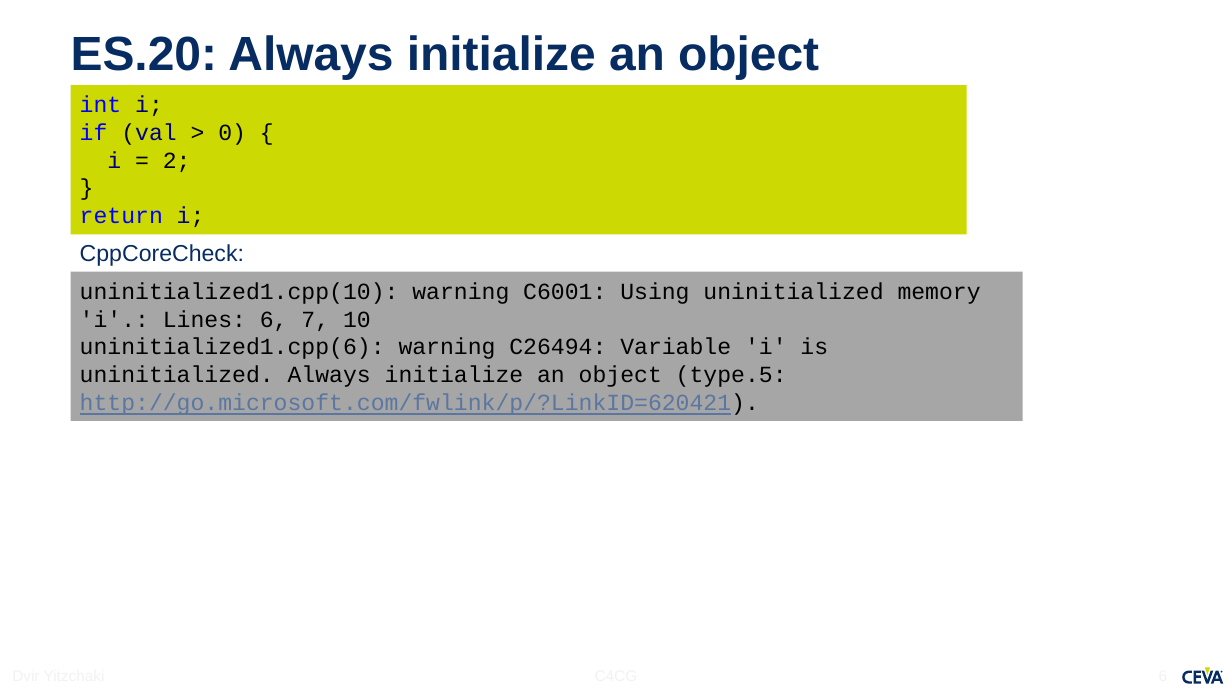
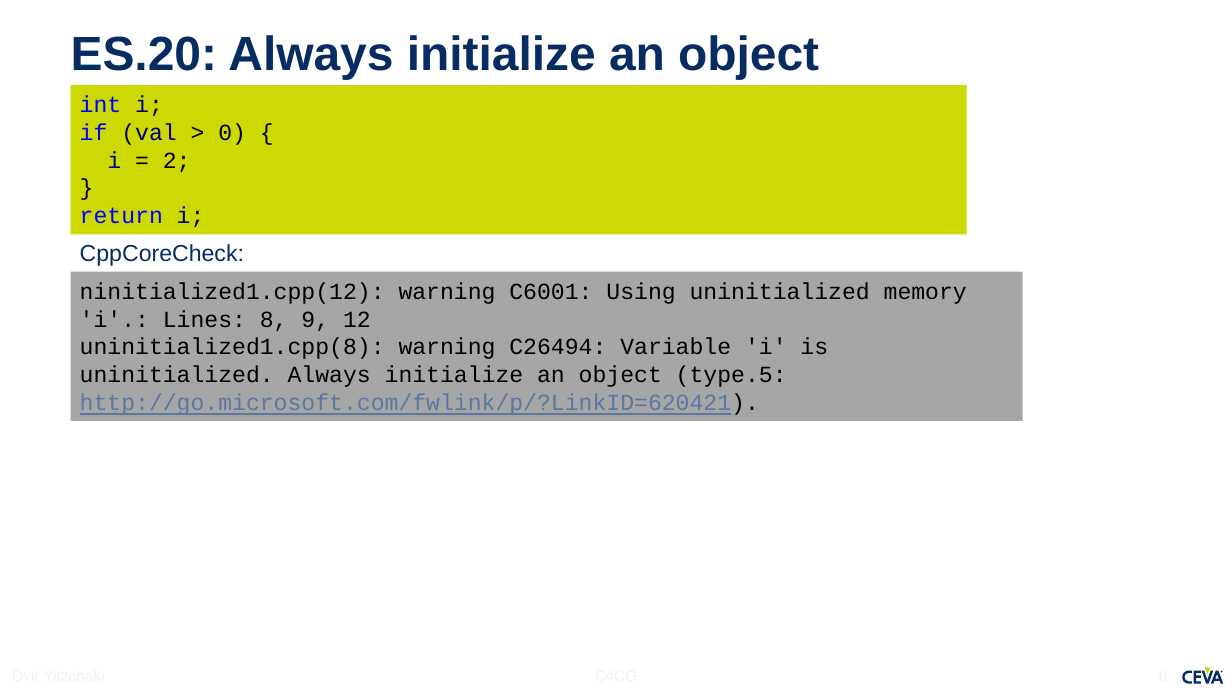
Before and after one commit to dvirtz/CoreCpp, a slide deck: slide 6 of CppCoreGuidelines/C4GC.pptx. Drawn at 1232x693 pixels with LibreOffice and Linux fonts; fonts in the diff are those of the drawing; background and template pictures are left out. Boxes give left, top, right and bottom in pixels: in the first picture for what was removed or moved away, otherwise in the second. Text is boxed around its words. In the diff, an @@ line names an element or a change of style, - is before the commit and + after.

```diff
--- a/CppCoreGuidelines/C4GC.pptx
+++ b/CppCoreGuidelines/C4GC.pptx
@@ text in rectangle at [80,282,967,415]: text changed @@
-uninitialized1.cpp(10): warning C6001: Using uninitialized memory 'i'.: Lines: 6, 7, 10
-uninitialized1.cpp(6): warning C26494: Variable 'i' is uninitialized. Always initialize an object (type.5: http://go.microsoft.com/fwlink/p/?LinkID=620421).
+ninitialized1.cpp(12): warning C6001: Using uninitialized memory 'i'.: Lines: 8, 9, 12
+uninitialized1.cpp(8): warning C26494: Variable 'i' is uninitialized. Always initialize an object (type.5: http://go.microsoft.com/fwlink/p/?LinkID=620421).
```
Also in this commit, not shown: 6 other slides changed, 3 other files.
